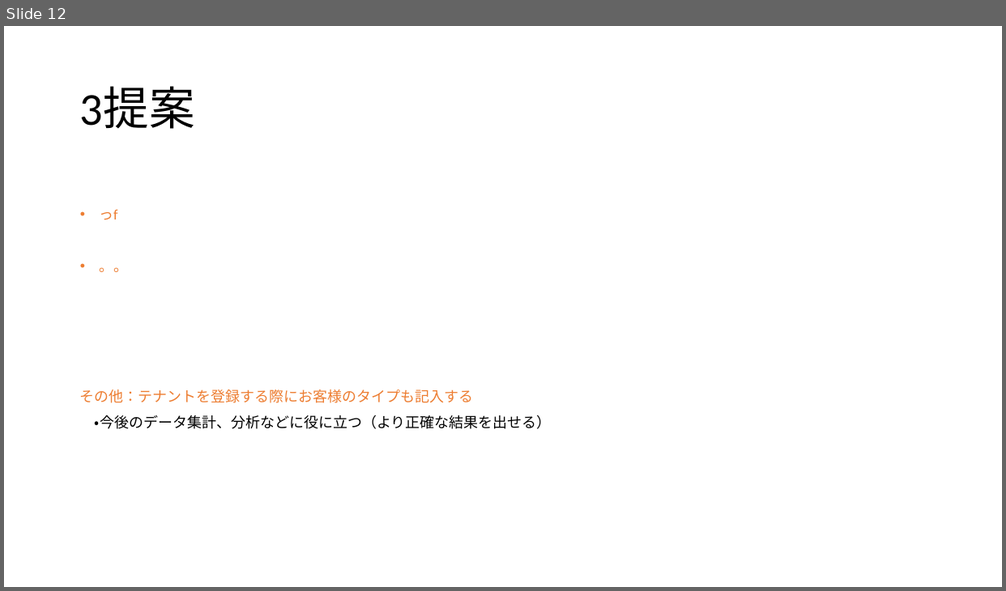
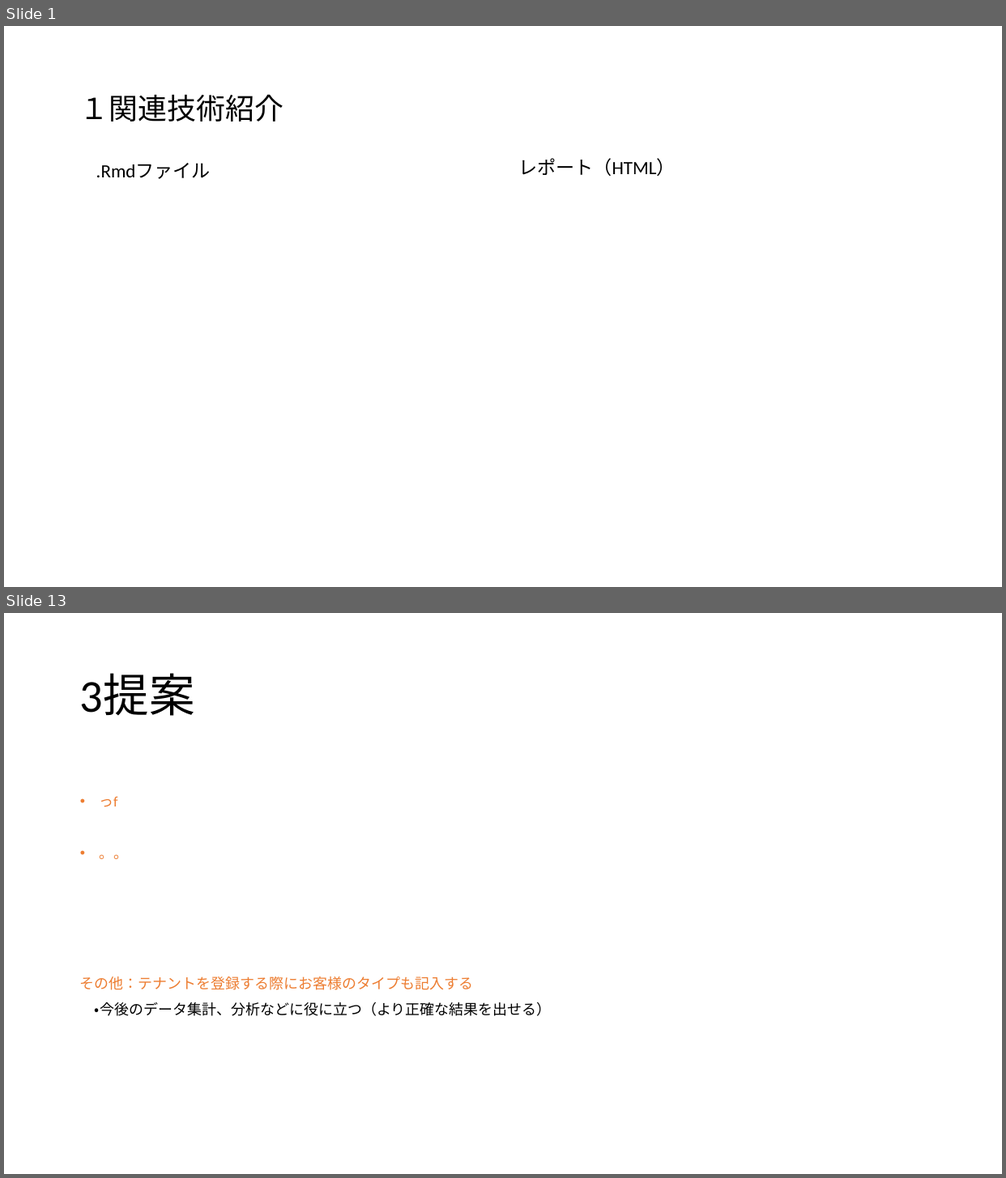
Before and after one commit to satiez/test, a slide deck: 報告.pptx. Shown one above the other, each under a label of ours: slide 12 before the commit, slides 1 and 13 after it; the slides between them are not shown. The pictures are 1006x591 and 1006x1178 pixels, drawn with LibreOffice and Linux fonts; fonts in the diff are those of the drawing. Boxes give left, top, right and bottom in pixels: in the first picture for what was removed or moved away, otherwise in the second. Text is boxed around its words. In the diff, an @@ line names an element or a change of style, - is before the commit and + after.

```diff
--- a/報告.pptx
+++ b/報告.pptx
@@ slide 1 added at [4, 26, 1002, 587], background #FFFFFF @@
@@ title added at [80, 94, 283, 122], 28 pt, text #000000 @@
+１関連技術紹介
@@ text added at [96, 163, 211, 179], 18 pt, text #000000 @@
+.Rmdファイル
@@ text added at [518, 158, 675, 176], 18 pt, text #000000 @@
+レポート（HTML）
@@ what was slide 12 is now slide 13 @@
```
Also in this commit, not shown: 9 slides changed, 2 other slides added, 2 slides removed.
